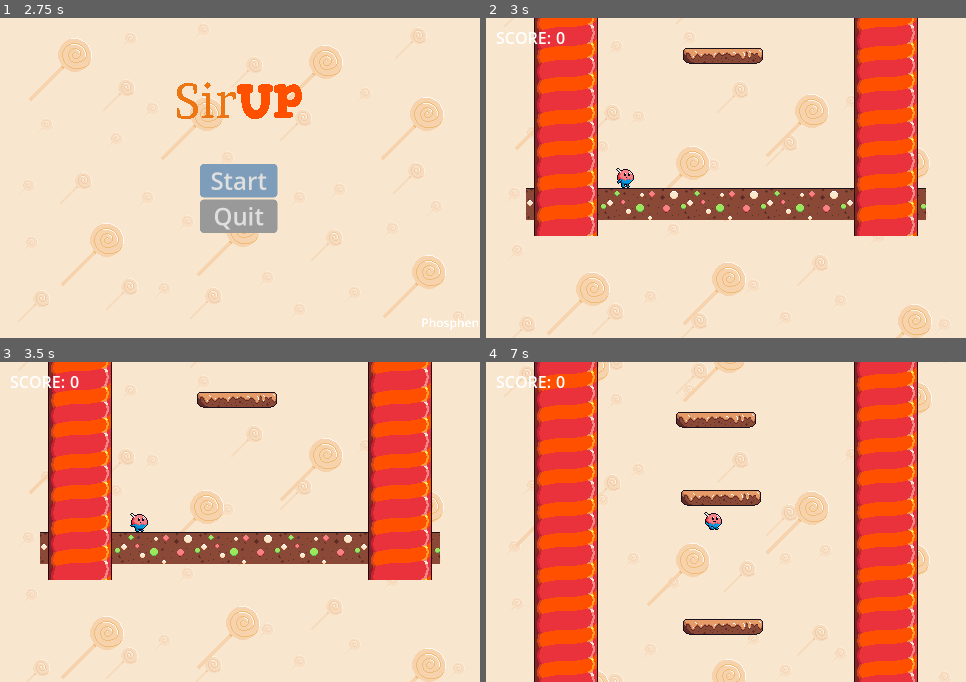
Above: before the commit, frames 1-4 (two rows, left to right).
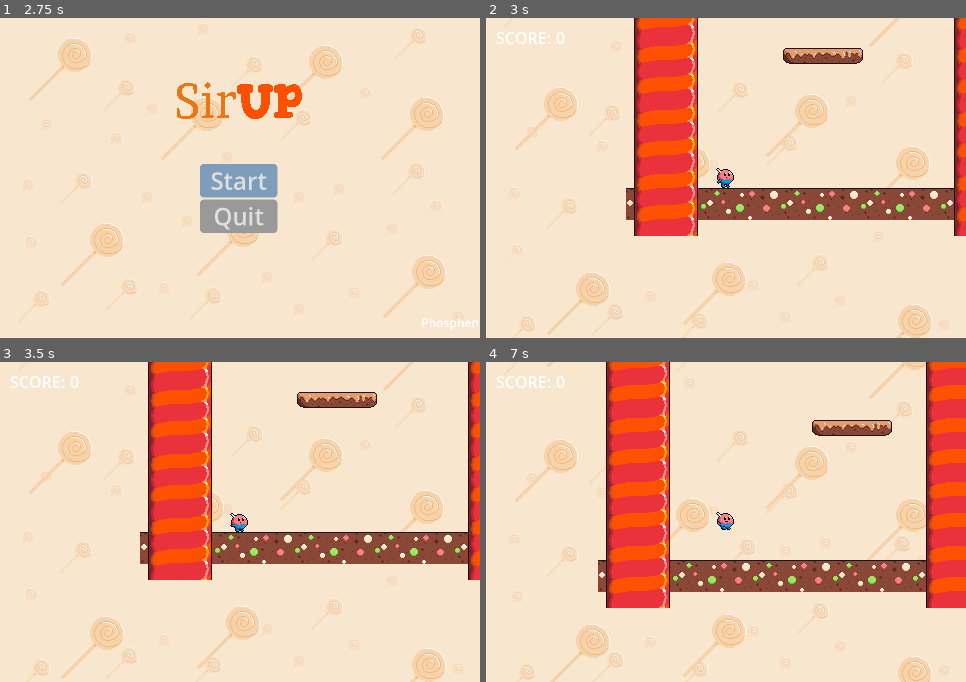
Above: after the commit, the same moments.

Repository: Phosphen/slide
Game: Godot game, scene res://Scenes/Levels/splash_screen.tscn
The game is run twice, just before and just after one commit, with the same random seed, the same clock (stepped at 60 frames per second) and the same inputs.
Inputs (mouse positions are in pixels of both pictures, inside the frame that each line leads up to):
- Up to frame 1 (2.75 s): tap Enter at 0.5, 2 s; move the mouse to (345, 162) at 0.52 s; hold Right (move_right) 0.53-2.03 s; tap Up (jump) at 0.6, 0.77, 1.07, 1.35, 1.52, 1.82, 2.1 s; tap Space at 1.25 s; move the mouse to (144, 194) at 1.27 s; move the mouse to (288, 107) at 2.02 s; hold Left (move_left) from 2.03 s (still down)
- Up to frame 2 (3 s): release Left (move_left) at 2.75 s; click "Start" at 2.75 s
- Up to frame 3 (3.5 s): no input
- Up to frame 4 (7 s): tap Space at 3.5 s; move the mouse to (702, 586) at 3.52 s; hold Right (move_right) 3.53-5 s; tap Up (jump) at 3.6, 3.77, 4.07, 4.35, 4.52, 4.82, 5.85, 6.02, 6.32, 6.6 s; move the mouse to (870, 570) at 4.27 s; tap Escape (show_game_menu, bound only after the commit) at 4.9 s; click (711, 525) at 5 s, where only the run after the commit has a clickable "Restart"; move the mouse to (582, 474) at 5.77 s; hold Left (move_left) 5.78-6.53 s; move the mouse to (750, 522) at 6.52 s; hold Right (move_right) from 6.53 s (still down)

Frame 1 is identical in both runs. In frame 2, 33% of the frame differs, in the area x 8-100%, y 0-69%; in frame 3, 33%; in frame 4, 55%, in the area x 6-100%, y 0-100%.

Commit message:
add game over scene to the main scene

Diff:
--- /dev/null
+++ b/LevelGen/UI.gd
@@ -0,0 +1,21 @@
+extends CanvasLayer
+
+@onready var main_menu : Control = $GameOverMenu
+@onready var main_menu_continue_button : BaseButton = $GameOverMenu/Buttons/Continue
+
+# Called when the node enters the scene tree for the first time.
+func _ready():
+	pass # Replace with function body.
+
+func _show_menu(show_continue):
+	main_menu.visible = true
+	main_menu_continue_button.visible = show_continue
+
+# Called every frame. 'delta' is the elapsed time since the previous frame.
+func _process(delta):
+	if Input.is_action_just_pressed("show_game_menu"):
+		_show_menu(true)
+
+
+func _on_player_falling_to_death():
+	_show_menu(false)
--- a/LevelGen/main.tscn
+++ b/LevelGen/main.tscn
@@ -7,6 +7,8 @@
 [ext_resource type="PackedScene" uid="uid://dvjodc5t5wxm1" path="res://Scenes/Player/player.tscn" id="4_rsqvq"]
 [ext_resource type="PackedScene" uid="uid://ckqfa8aki05qq" path="res://Scenes/Score/score.tscn" id="5_ahuf4"]
 [ext_resource type="PackedScene" uid="uid://b4wc07be030nk" path="res://Scenes/Levels/world_parallax_bg.tscn" id="6_klvki"]
+[ext_resource type="Script" path="res://LevelGen/UI.gd" id="8_4y185"]
+[ext_resource type="PackedScene" uid="uid://c7xdjuymk7qa3" path="res://Scenes/Levels/game_over_menu.tscn" id="8_a4cpu"]
 
 [sub_resource type="GDScript" id="GDScript_2srvb"]
 resource_name = "FollowCamera"
@@ -21,7 +23,7 @@
 	position.y = player.position.y
 "
 
-[node name="Main" type="Node"]
+[node name="Main" type="Node2D"]
 script = ExtResource("1_5o2wn")
 platform_scene = ExtResource("2_0q4u1")
 wall_scene = ExtResource("4_0acmh")
@@ -34,7 +36,6 @@
 
 [node name="RemoteTransform2D" type="RemoteTransform2D" parent="Player"]
 remote_path = NodePath("../../Camera2D")
-update_position = false
 update_rotation = false
 update_scale = false
 
@@ -46,5 +47,12 @@
 
 [node name="ParallaxBackground" parent="." instance=ExtResource("6_klvki")]
 
+[node name="UI" type="CanvasLayer" parent="."]
+script = ExtResource("8_4y185")
+
+[node name="GameOverMenu" parent="UI" instance=ExtResource("8_a4cpu")]
+visible = false
+custom_minimum_size = Vector2(439, 320)
+
+[connection signal="falling_to_death" from="Player" to="UI" method="_on_player_falling_to_death"]
 [connection signal="reached_height" from="Player" to="GUI" method="_on_player_reached_height"]
-[connection signal="reached_top" from="Player" to="." method="_on_player_reached_top"]
--- a/Scenes/Levels/game_over_menu.tscn
+++ b/Scenes/Levels/game_over_menu.tscn
@@ -39,7 +39,7 @@
 script = ExtResource("1_kehlv")
 metadata/_edit_vertical_guides_ = [225.0]
 
-[node name="VBoxContainer" type="VBoxContainer" parent="."]
+[node name="Buttons" type="VBoxContainer" parent="."]
 layout_mode = 1
 anchors_preset = 8
 anchor_left = 0.5
@@ -55,7 +55,16 @@
 scale = Vector2(0.5, 0.5)
 alignment = 1
 
-[node name="Restart" type="Button" parent="VBoxContainer"]
+[node name="Continue" type="Button" parent="Buttons"]
+layout_mode = 2
+theme_override_font_sizes/font_size = 48
+theme_override_styles/normal = SubResource("StyleBoxFlat_favyf")
+theme_override_styles/hover = SubResource("StyleBoxFlat_tuls8")
+theme_override_styles/pressed = SubResource("StyleBoxFlat_dk1s2")
+theme_override_styles/focus = SubResource("StyleBoxFlat_1smoh")
+text = "Continue"
+
+[node name="Restart" type="Button" parent="Buttons"]
 layout_mode = 2
 theme_override_font_sizes/font_size = 48
 theme_override_styles/normal = SubResource("StyleBoxFlat_favyf")
@@ -64,7 +73,7 @@
 theme_override_styles/focus = SubResource("StyleBoxFlat_1smoh")
 text = "Restart"
 
-[node name="Main menu" type="Button" parent="VBoxContainer"]
+[node name="Main menu" type="Button" parent="Buttons"]
 layout_mode = 2
 theme_override_font_sizes/font_size = 48
 theme_override_styles/normal = SubResource("StyleBoxFlat_kier7")
@@ -78,7 +87,9 @@
 scale = Vector2(0.552083, 0.552083)
 texture = ExtResource("2_kunxx")
 
-[connection signal="button_up" from="VBoxContainer/Restart" to="." method="_on_start_button_up"]
-[connection signal="mouse_entered" from="VBoxContainer/Restart" to="." method="_on_start_mouse_entered"]
-[connection signal="button_up" from="VBoxContainer/Main menu" to="." method="_on_quit_button_up"]
-[connection signal="mouse_entered" from="VBoxContainer/Main menu" to="." method="_on_quit_mouse_entered"]
+[connection signal="button_up" from="Buttons/Continue" to="." method="_on_continue_button_up"]
+[connection signal="mouse_entered" from="Buttons/Continue" to="." method="_on_start_mouse_entered"]
+[connection signal="button_up" from="Buttons/Restart" to="." method="_on_start_button_up"]
+[connection signal="mouse_entered" from="Buttons/Restart" to="." method="_on_start_mouse_entered"]
+[connection signal="button_up" from="Buttons/Main menu" to="." method="_on_quit_button_up"]
+[connection signal="mouse_entered" from="Buttons/Main menu" to="." method="_on_quit_mouse_entered"]
--- a/Scenes/Player/player.gd
+++ b/Scenes/Player/player.gd
@@ -2,20 +2,25 @@
 
 signal reached_height
 signal reached_top
+signal falling_to_death
 const TOP_HEIGHT = 100
 
 var max_reached_height = 0.0
+
 
 #Data
 var is_wall_bouncing = false
 var is_jumping = false
 var played_rot_jump = false
+var fall_time = 0.0  # Time the player has been falling
 
 @export var movement_data : MovementData
 @export var stats : Stats
 @export var wall_bounce_strength = Vector2(30, 30)
 @export var rotation_speed = 360
 @export var high_jump_treshold = 300.0
+@export var max_fall_time = 2.0  # Maximum time player can fall before game over
+
 
 #Refrences
 @onready var animator : AnimatedSprite2D = $AnimatedSprite2D
@@ -36,6 +41,19 @@
 
 func is_on_and_facing_wall():
 	return $WallChecker.is_colliding()
+
+func is_falling() -> bool:
+	# Check if the player is moving downwards
+	if velocity.y > 0:
+		# Check if the player is not on the ground
+		if not is_on_floor():
+			return true
+	return false
+
+func trigger_game_over():
+	falling_to_death.emit()
+	# Game over logic here, like showing a game over screen or resetting the level
+	print("Game Over!")
 
 func _physics_process(delta):
 	var input_vector = Input.get_axis("move_left", "move_right")
@@ -68,6 +86,13 @@
 	move_and_slide()
 	animate(input_vector)
 
+	if is_falling():  # You need to define this function based on your game logic
+		fall_time += delta
+		if fall_time > max_fall_time:
+			trigger_game_over()
+	else:
+		fall_time = 0.0
+
 
 func apply_acceleration(input_vector, delta):
 	velocity.x = lerp(velocity.x, movement_data.max_speed * input_vector, movement_data.acceleration * delta)
@@ -89,7 +114,8 @@
 
 func jump_rotation(delta):
 	if is_jumping:
-		print("x ", velocity.x)
+#		print("x ", velocity.x)
+#		print("y ", velocity.x)
 		# Rotate the character
 		# print("rotating ", velocity.y)
 		$AnimatedSprite2D.rotation_degrees += rotation_speed * delta
--- a/Scripts/Levels/game_over_menu.gd
+++ b/Scripts/Levels/game_over_menu.gd
@@ -16,3 +16,7 @@
 func _on_quit_button_up():
 	AudioManager.play_sound(AudioManager.MENU_CLICK)
 	get_tree().change_scene_to_file("res://Scenes/Levels/main_menu.tscn")
+
+func _on_continue_button_up():
+	AudioManager.play_sound(AudioManager.MENU_CLICK)
+	visible = false;
--- a/project.godot
+++ b/project.godot
@@ -49,6 +49,11 @@
 "events": [Object(InputEventKey,"resource_local_to_scene":false,"resource_name":"","device":0,"window_id":0,"alt_presse …(181 unchanged characters)…
 ]
 }
+show_game_menu={
+"deadzone": 0.5,
+"events": [Object(InputEventKey,"resource_local_to_scene":false,"resource_name":"","device":0,"window_id":0,"alt_pressed":false,"shift_pressed":false,"ctrl_pressed":false,"meta_pressed":false,"pressed":false,"keycode":0,"physical_keycode":4194305,"key_label":0,"unicode":0,"echo":false,"script":null)
+]
+}
 
 [layer_names]
 
Not shown: 1 places in LevelGen/main.tscn that only renumber resources
